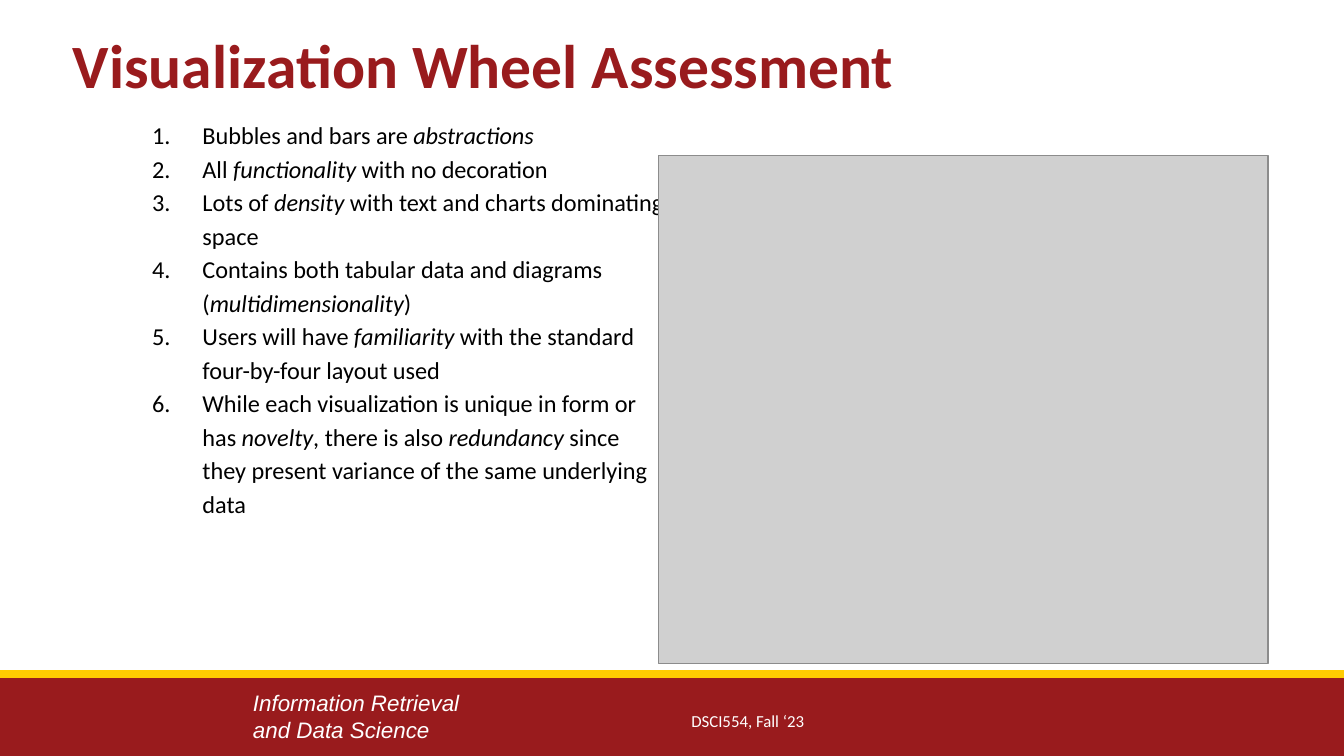
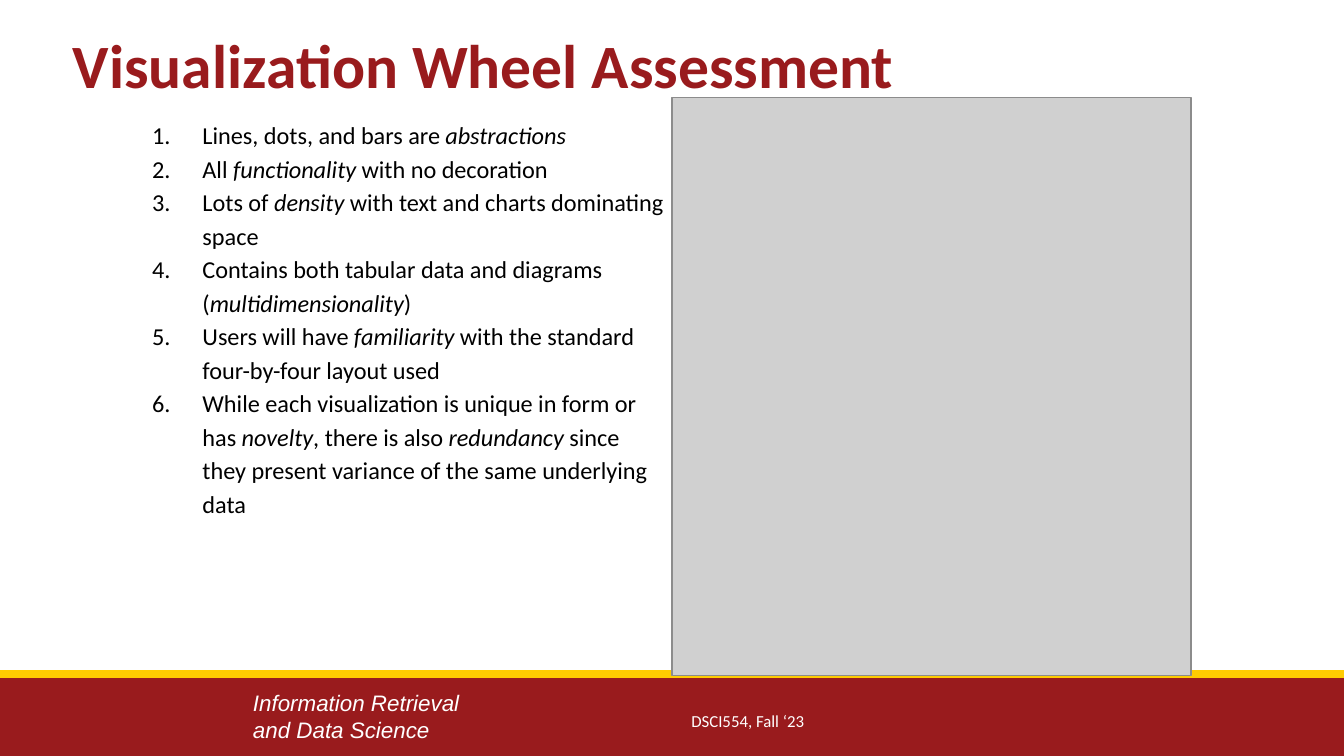
Before and after one commit to egunadi/dsci554-a6, a slide deck: slide 7 of EbenGunadi_Assignment6.pptx. Drawn at 1344x756 pixels with LibreOffice and Linux fonts; fonts in the diff are those of the drawing; grey boxes stand for pictures; background and template pictures are left out. Boxes give left, top, right and bottom in pixels: in the first picture for what was removed or moved away, otherwise in the second. Text is boxed around its words. In the diff, an @@ line names an element or a change of style, - is before the commit and + after.

```diff
--- a/EbenGunadi_Assignment6.pptx
+++ b/EbenGunadi_Assignment6.pptx
@@ picture: place and size @@
-picture at [659,156,1269,664]
+picture at [672,97,1191,675]
@@ text at [202,127,566,147]: text changed @@
-  1. Bubbles and bars are abstractions
+  1. Lines, dots, and bars are abstractions
```
Also in this commit, not shown: 4 other slides changed, 5 other files.
